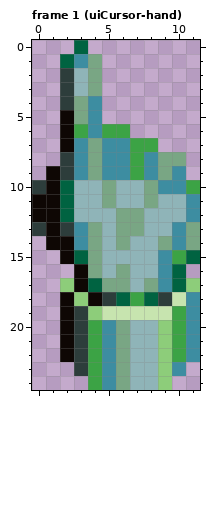
A pixel-art file gets an edit: assets/atlas/cursor-hand.aseprite. Above: the version before the commit.
12x25 pixels, 1 frame. Shown: frame 1 (uiCursor-hand). The commit also changed other frames, which this record leaves out.
The same view after the edit:
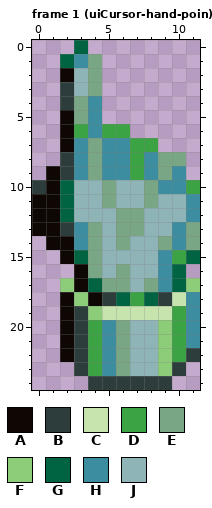
Palette (. is transparent): A #0e0704  B #2d3d3b  C #c7e4af  D #3ca345  E #79a684  F #8dcd7a  G #006341  H #3d8da1  J #8fb4b8
Commit: [Cursor] add hand pick state
Difference:
Frame 1 (uiCursor-hand-poin):
y 2: x 2 B -> A
y 13: x 0 B -> A
y 22: x 11 H -> B
y 23: x 10 H -> B
y 24: x 4..9 DHEJJF -> BBBBBB
